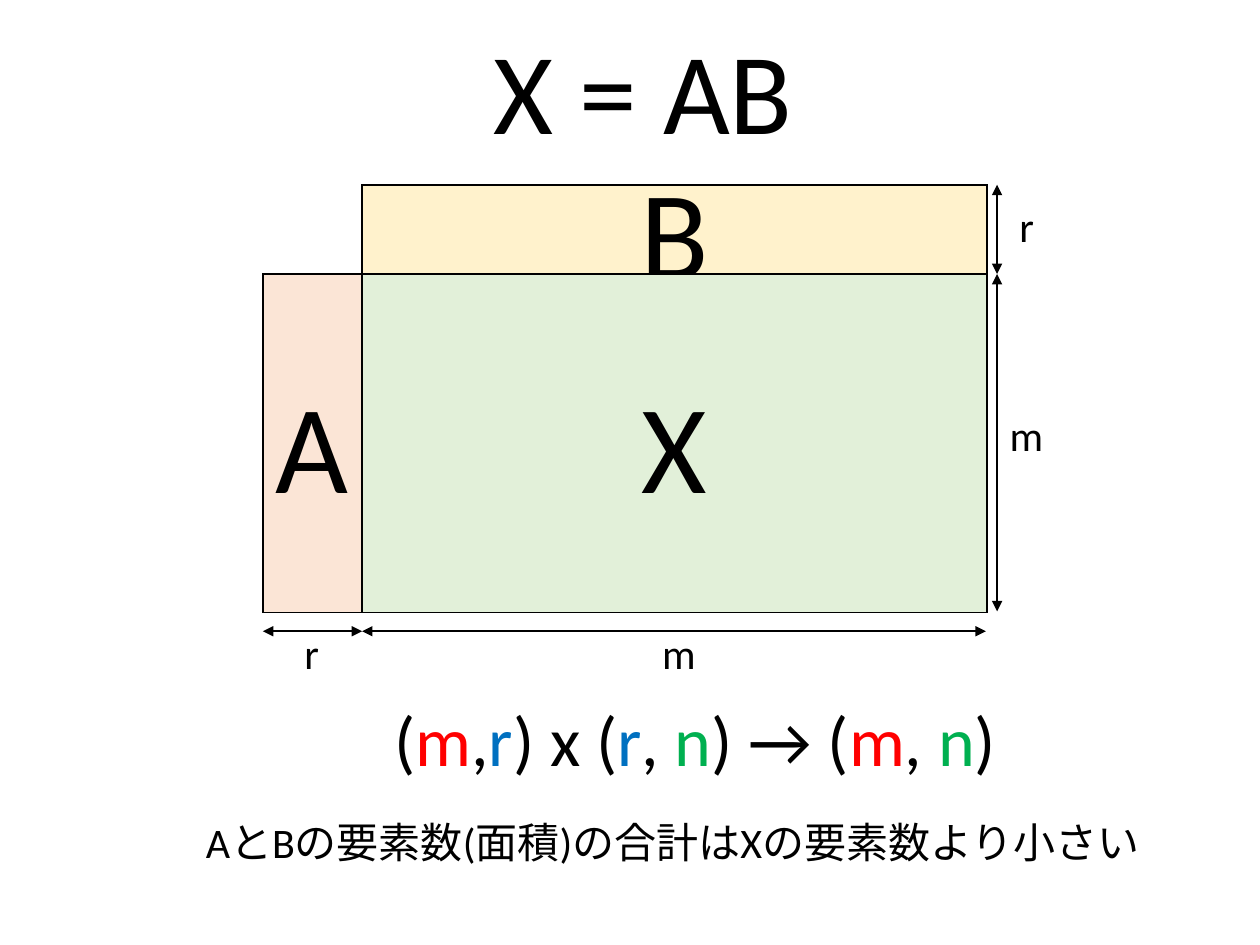
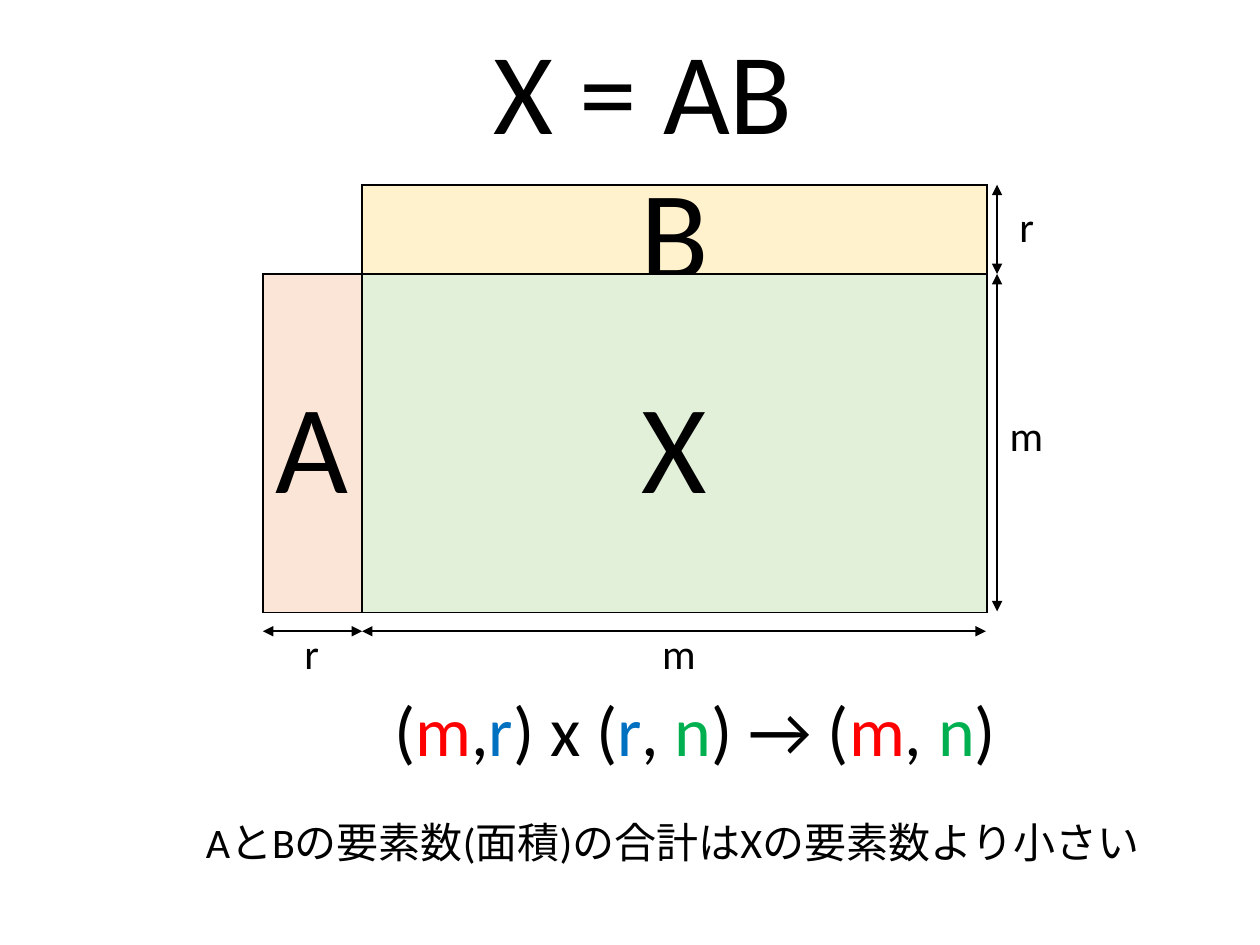
Before and after one commit to kaityo256/qiita, a slide deck: slide 2 of daimyo_svd/fig.pptx. Drawn at 1260x945 pixels with LibreOffice and Linux fonts; fonts in the diff are those of the drawing. Boxes give left, top, right and bottom in pixels: in the first picture for what was removed or moved away, otherwise in the second. Text is boxed around its words. In the diff, an @@ line names an element or a change of style, - is before the commit and + after.

```diff
--- a/daimyo_svd/fig.pptx
+++ b/daimyo_svd/fig.pptx
@@ text "(m,r) x (r, n) → ...": place and size @@
-text "(m,r) x (r, n) → ..." at box(394, 715, 996, 776)
+text "(m,r) x (r, n) → ..." at box(394, 705, 996, 766)
```
Also in this commit, not shown: 1 other slide changed, 3 other files.
